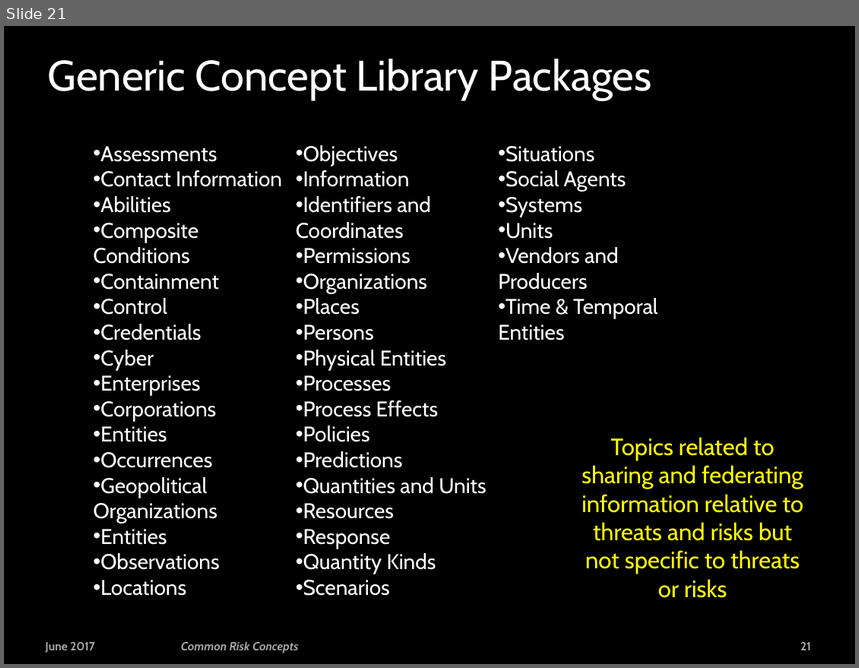
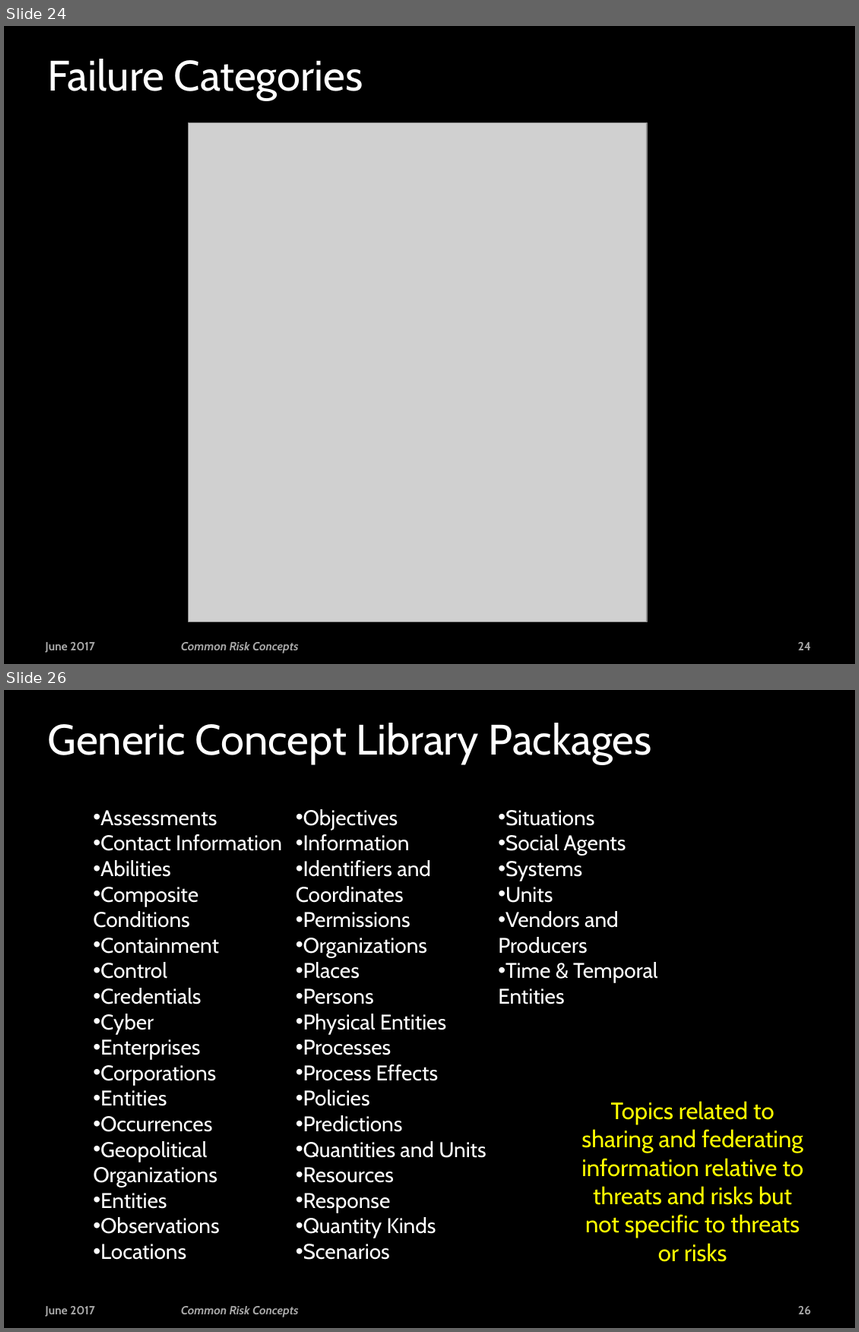
Before and after one commit to ModelDriven/ThreatRisk, a slide deck: Presentations/Risky Business.pptx. Shown one above the other, each under a label of ours: slide 21 before the commit, slides 24 and 26 after it; the slides between them are not shown. The pictures are 859x668 and 859x1332 pixels, drawn with LibreOffice and Linux fonts; fonts in the diff are those of the drawing; grey boxes stand for pictures; background and template pictures are left out. Boxes give left, top, right and bottom in pixels: in the first picture for what was removed or moved away, otherwise in the second. Text is boxed around its words. In the diff, an @@ line names an element or a change of style, - is before the commit and + after.

```diff
--- a/Presentations/Risky Business.pptx
+++ b/Presentations/Risky Business.pptx
@@ slide 24 added at box(4, 26, 855, 664), background picture (left out); not listed: 1 template element that a slide beside it also shows @@
@@ title added at box(48, 59, 363, 100), 36 pt, text #FFFFFF @@
+Failure Categories
@@ picture added at box(189, 123, 648, 622) @@
@@ text added at box(45, 642, 95, 653), 10 pt, text #FFFFFF at 65% opacity, bold @@
+June 2017
@@ text added at box(181, 642, 298, 654), 10 pt, text #FFFFFF at 65% opacity, bold, italic @@
+Common Risk Concepts
@@ page number added at box(798, 642, 811, 651), 10 pt, text #FFFFFF at 65% opacity, bold @@
+24
@@ what was slide 21 is now slide 26 @@
@@ page number at box(798, 1306, 811, 1315): text changed @@
-21
+26
```
Also in this commit, not shown: 2 slides changed, 4 other slides added.
